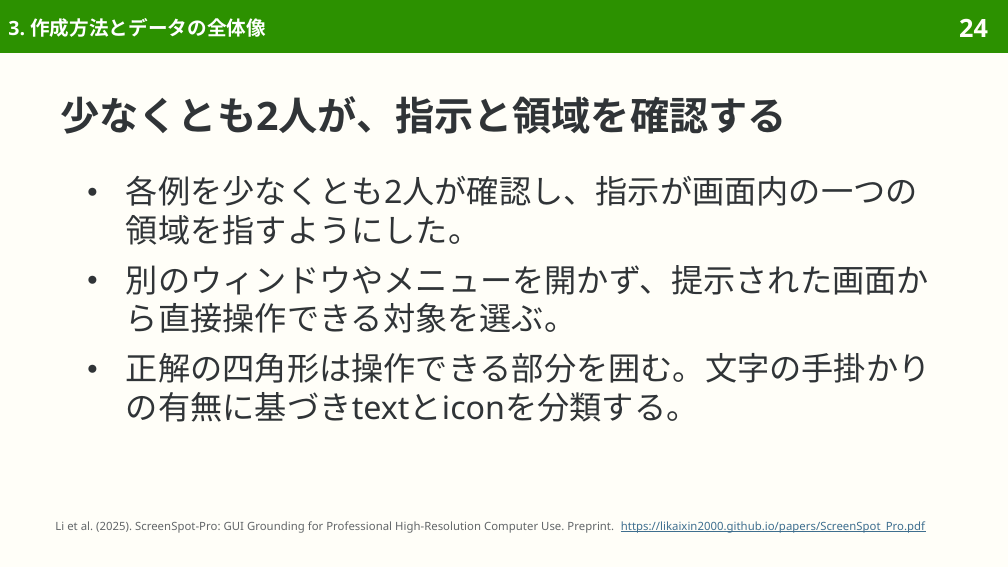
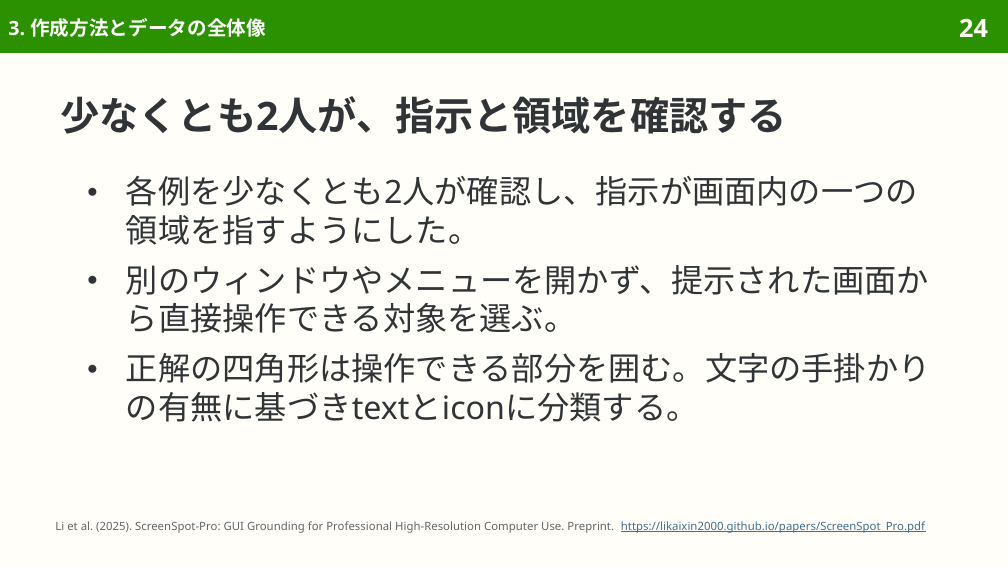
Before and after one commit to sasakiy84/datasets-in-10-minutes, a slide deck: slide 24 of slides/datasets-in-10-minutes-screenspot-pro.pptx. Drawn at 1008x567 pixels with LibreOffice and Linux fonts; fonts in the diff are those of the drawing. Boxes give left, top, right and bottom in pixels: in the first picture for what was removed or moved away, otherwise in the second. Text is boxed around its words. In the diff, an @@ line names an element or a change of style, - is before the commit and + after.

```diff
--- a/slides/datasets-in-10-minutes-screenspot-pro.pptx
+++ b/slides/datasets-in-10-minutes-screenspot-pro.pptx
@@ text at <box>126,353,931,422</box>: text changed @@
-● 正解の四角形は操作できる部分を囲む。文字の手掛かりの有無に基づきtextとiconを分類する。
+● 正解の四角形は操作できる部分を囲む。文字の手掛かりの有無に基づきtextとiconに分類する。
```
Also in this commit, not shown: 11 other slides changed, 7 other files.
